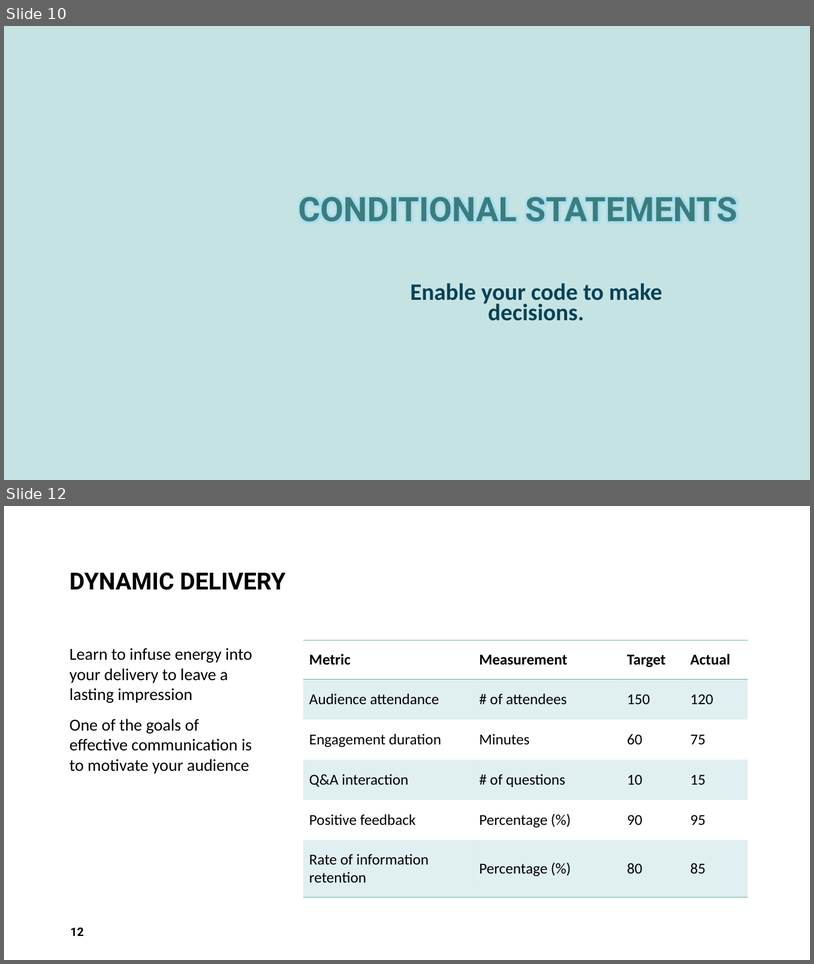
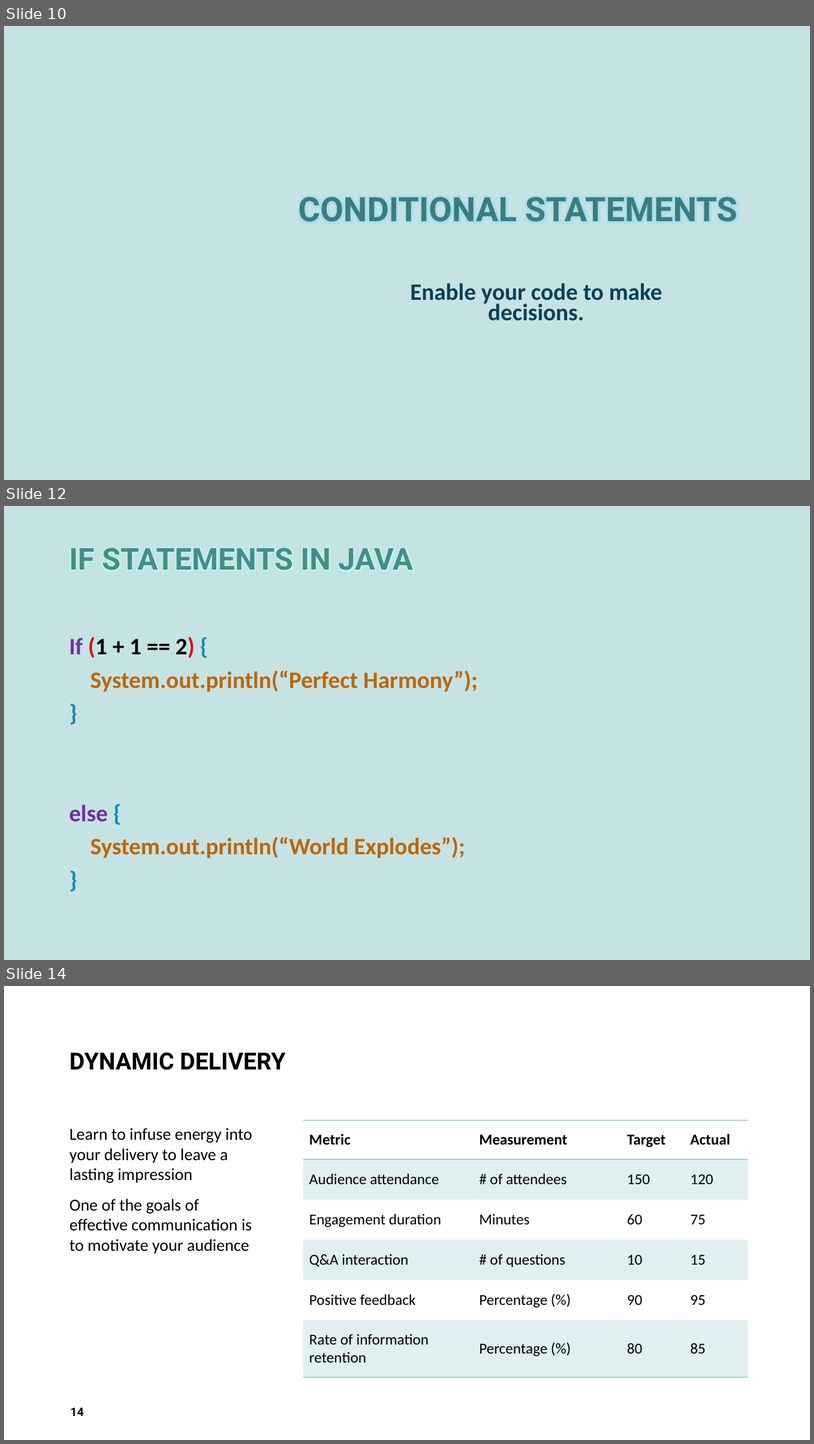
Before and after one commit to AlmightyHairball/RobotJavaClass2024, a slide deck: Presentation/Part-1.pptx. Shown one above the other, each under a label of ours: slides 10 and 12 before the commit, slides 10, 12 and 14 after it; the slides between them are not shown. The pictures are 814x964 and 814x1444 pixels, drawn with LibreOffice and Linux fonts; fonts in the diff are those of the drawing; background and template pictures are left out. Boxes give left, top, right and bottom in pixels: in the first picture for what was removed or moved away, otherwise in the second. Text is boxed around its words. In the diff, an @@ line names an element or a change of style, - is before the commit and + after.

```diff
--- a/Presentation/Part-1.pptx
+++ b/Presentation/Part-1.pptx
@@ slide 12 added at [4, 506, 810, 960], background #C5E3E3 @@
@@ title added at [69, 548, 413, 570], 36 pt, text #468C8A, bold @@
+IF STATEMENTS IN JAVA
@@ text added at [69, 637, 478, 858], 28 pt, text #BD660B, bold @@
+If (1 + 1 == 2) {
+System.out.println(“Perfect Harmony”);
+}
+else {
+System.out.println(“World Explodes”);
+}
@@ what was slide 12 is now slide 14 @@
@@ page number at [71, 1407, 84, 1416]: text changed @@
-12
+14
```
Also in this commit, not shown: 2 other slides added, 1 slide removed.
